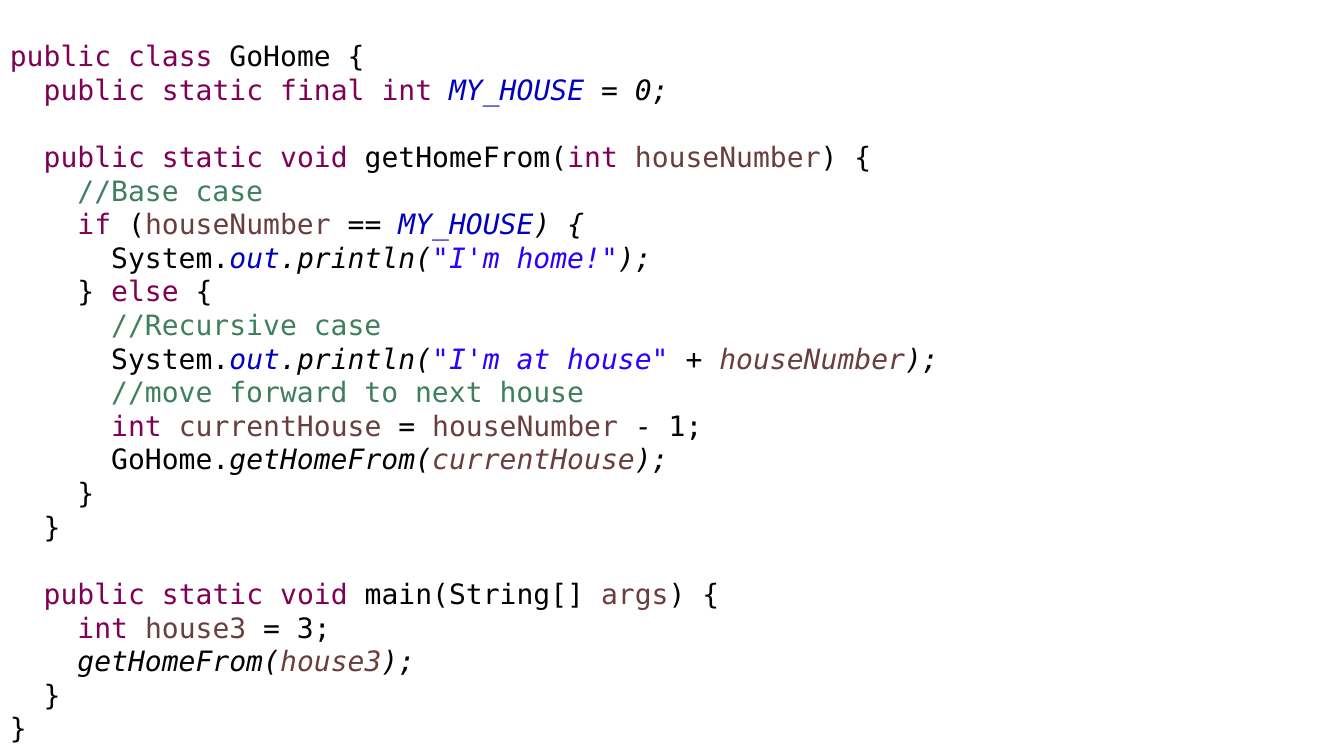
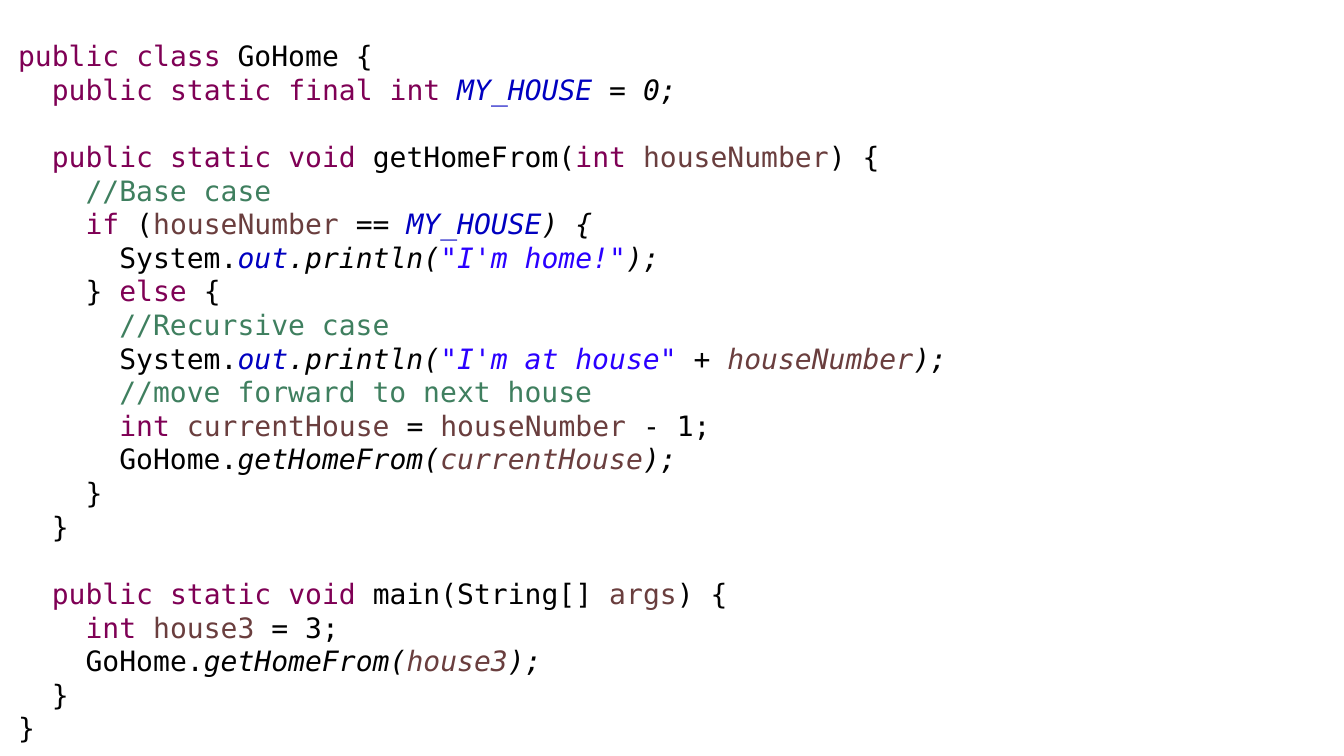
Before and after one commit to OMardil/INFO2, a slide deck: slide 10 of MOD08_Recursion/01 Presentacion/INFO2_MOD08-Recursion.pptx. Drawn at 1344x756 pixels with LibreOffice and Linux fonts; fonts in the diff are those of the drawing. Boxes give left, top, right and bottom in pixels: in the first picture for what was removed or moved away, otherwise in the second. Text is boxed around its words. In the diff, an @@ line names an element or a change of style, - is before the commit and + after.

```diff
--- a/MOD08_Recursion/01 Presentacion/INFO2_MOD08-Recursion.pptx
+++ b/MOD08_Recursion/01 Presentacion/INFO2_MOD08-Recursion.pptx
@@ text "public class GoHome {" moved from (x1=10, y1=44, x2=939, y2=677) to (x1=18, y1=44, x2=947, y2=677) @@
@@ text at (x1=86, y1=649, x2=542, y2=677): text changed @@
-getHomeFrom(house3);
+GoHome.getHomeFrom(house3);
```
Also in this commit, not shown: 1 other slide changed, 45 other files.
